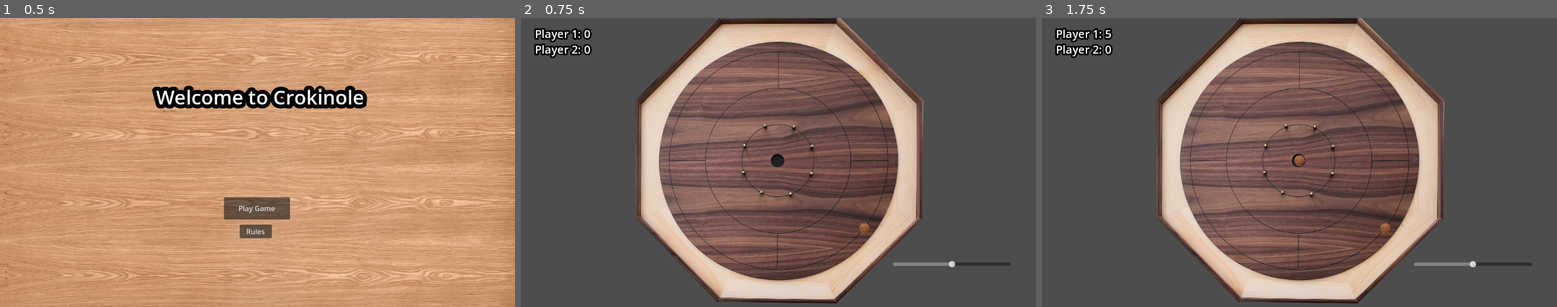
Above: before the commit, frames 1-3 (left to right).
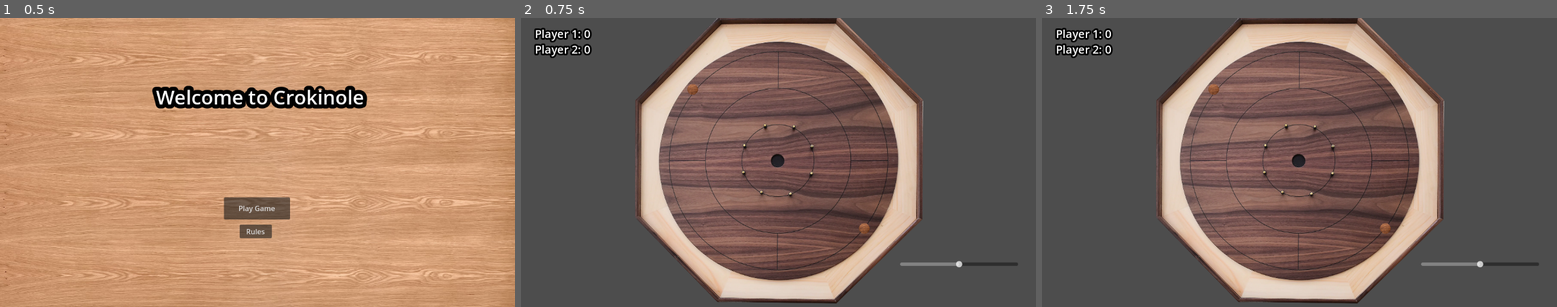
Above: after the commit, the same moments.

Repository: WadeCanavan/Crokinole
Game: Godot game, scene res://Scenes/Title.tscn
Two runs of this game, one before a commit and one after it. Both use one fixed random seed, a clock stepped at 60 frames per second and the inputs below.
Inputs (mouse positions are in pixels of both pictures, inside the frame that each line leads up to):
- Up to frame 1 (0.5 s): no input
- Up to frame 2 (0.75 s): click "Play Game" at 0.5 s
- Up to frame 3 (1.75 s): tap Enter at 1.25 s; move the mouse to (1387, 228) at 1.27 s; click (1387, 228) at 1.42 s

Frame 1 is identical in both runs. In frame 2, 0.1% of the frame differs, in the area x 32-97%, y 22-87%; in frame 3, 0.2%, in the area x 12-97%, y 3-87%.

Commit message:
instantiate new nodes

Diff:
--- a/Scenes/main.gd
+++ b/Scenes/main.gd
@@ -4,11 +4,13 @@
 var woodCount = 0
 var blackCount = 0
 var shotCount = 0
+var curDisc
 # Called when the node enters the scene tree for the first time.
 func _ready():
-	var disc = $Discs/disc
-	disc.discShot.connect(on_disc_shot)
-	disc.endShot.connect(on_disc_stop)
+	new_disc()
+	curDisc.discShot.connect(on_disc_shot)
+	curDisc.endShot.connect(on_disc_stop)
+
 
 # Called every frame. 'delta' is the elapsed time since the previous frame.
 func _process(delta):
@@ -36,6 +38,13 @@
 	print(shotCount)
 	if shotCount == 11:
 		get_tree().change_scene_to_file("res://Scenes/winner.tscn")
-	var discInst = load("res://Scenes/disc.tscn").instantiate()
+	new_disc()
+
+func new_disc():
+	curDisc = load("res://Scenes/disc.tscn").instantiate()
 	#discInst.get_parent().remove_child(discInst)
-	$Discs.add_child(discInst)
+	$Discs.add_child(curDisc)
+	if (shotCount % 2):
+		curDisc.position = Vector2(768, 472)
+	else:
+		curDisc.position = Vector2(384, 160.078)
--- a/Scenes/main.tscn
+++ b/Scenes/main.tscn
@@ -219,9 +219,9 @@
 position = Vector2(768, 472)
 
 [node name="HSlider" type="HSlider" parent="."]
-offset_left = 832.0
+offset_left = 848.0
 offset_top = 544.0
-offset_right = 1096.0
+offset_right = 1112.0
 offset_bottom = 560.0
 max_value = 9.0
 step = 0.001
--- a/Scripts/disc.gd
+++ b/Scripts/disc.gd
@@ -40,7 +40,7 @@
 	#print(curValue)
 	if curValue != 0 and not shot:
 		var origin = Vector2( 576, 316.039 )
-		#print( origin.distance_to(Vector2(position.x,position.y)))
+		print( origin.distance_to(Vector2(position.x,position.y)))
 		var angle = origin.angle_to_point( Vector2(position.x,position.y))
 		position.x = origin.x + cos(angle + (curValue)) * 246.105651855469
 		position.y = origin.y + sin(angle + (curValue)) * 246.105651855469
